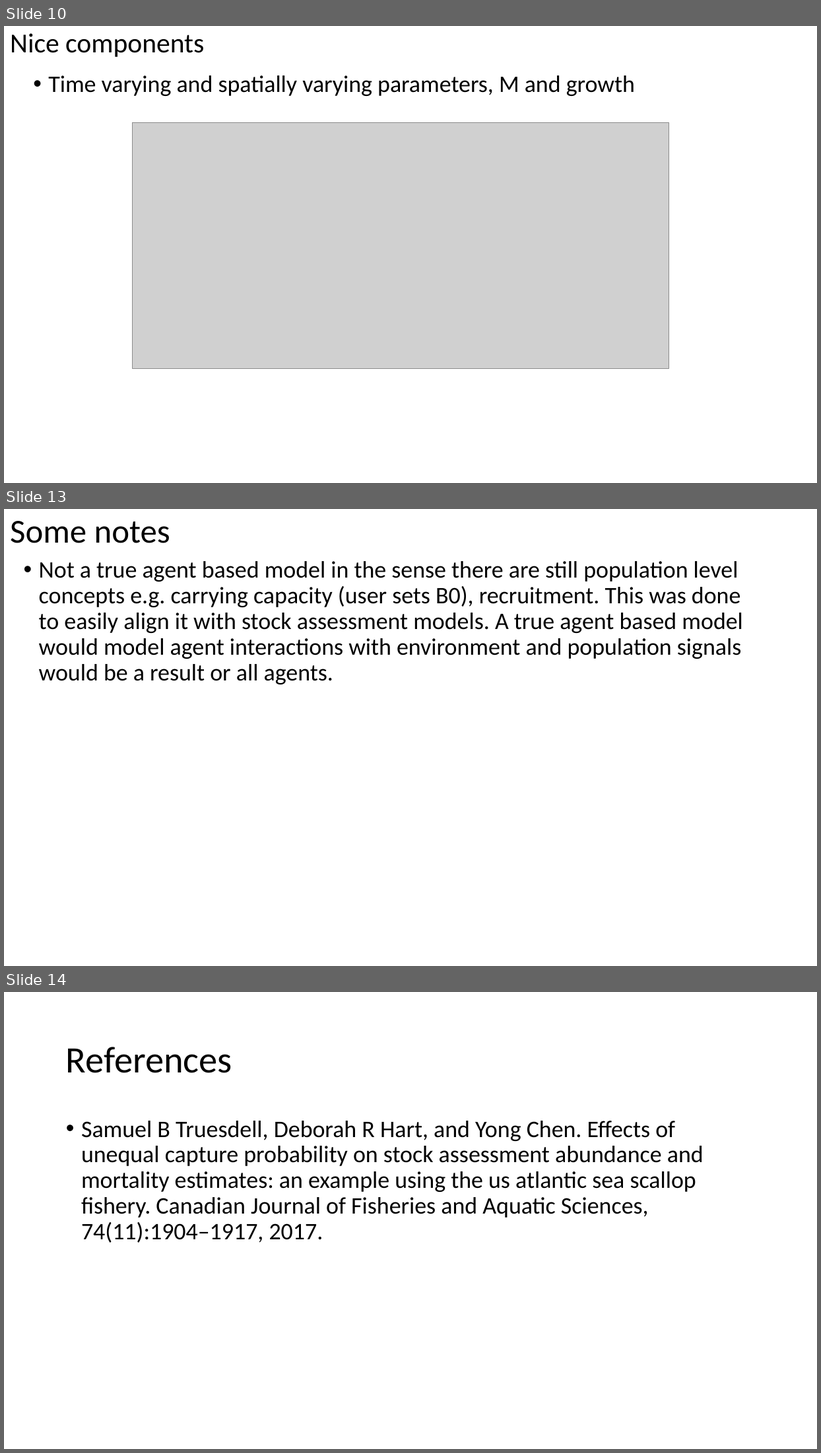
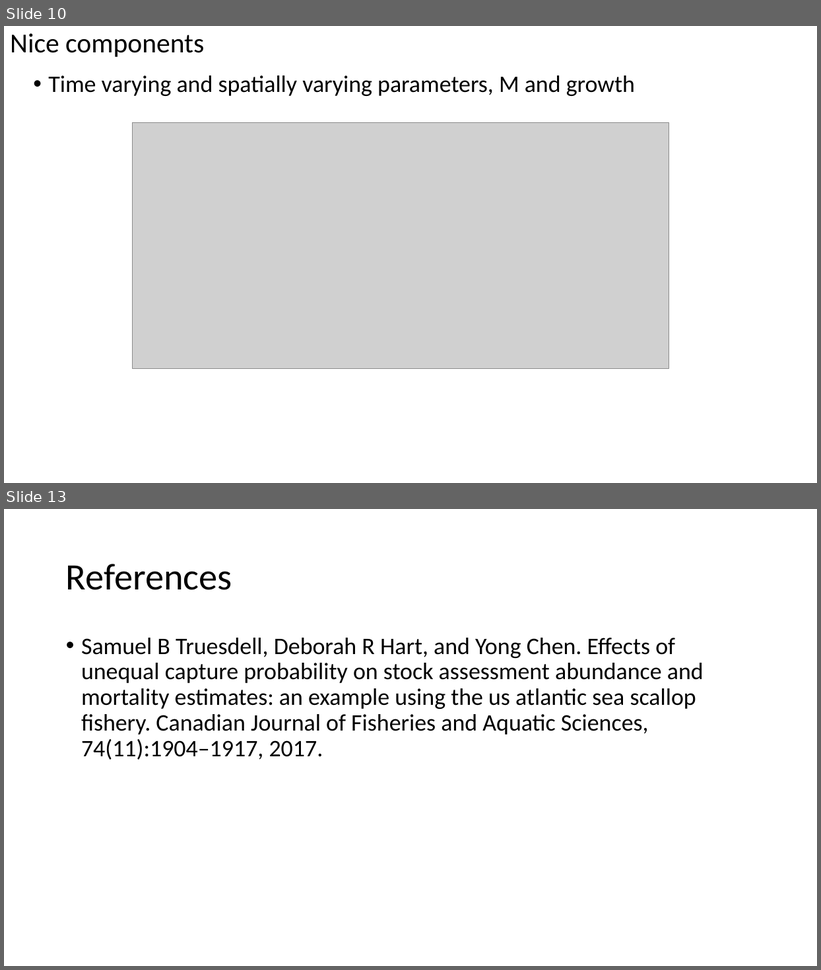
Before and after one commit to Craig44/CABM, a slide deck: Documentation/Presentations/SILC.pptx. Shown one above the other, each under a label of ours: slides 10, 13 and 14 before the commit, slides 10 and 13 after it; the slides between them are not shown. The pictures are 821x1453 and 821x970 pixels, drawn with LibreOffice and Linux fonts; fonts in the diff are those of the drawing; grey boxes stand for pictures. Boxes give left, top, right and bottom in pixels: in the first picture for what was removed or moved away, otherwise in the second. Text is boxed around its words. In the diff, an @@ line names an element or a change of style, - is before the commit and + after.

```diff
--- a/Documentation/Presentations/SILC.pptx
+++ b/Documentation/Presentations/SILC.pptx
@@ slide 13 removed at (4, 509, 817, 966), background #FFFFFF @@
@@ title removed at (10, 521, 170, 543) @@
-Some notes
@@ text removed at (39, 561, 743, 685) @@
-• Not a true agent based model in the sense there are still population level concepts e.g. carrying capacity (user sets B0), recruitment. This was done to easily align it with stock assessment models. A true agent based model would model agent interactions with environment and population signals would be a result or all agents.
@@ what was slide 14 is now slide 13 @@
```
Also in this commit, not shown: 4 slides changed.
